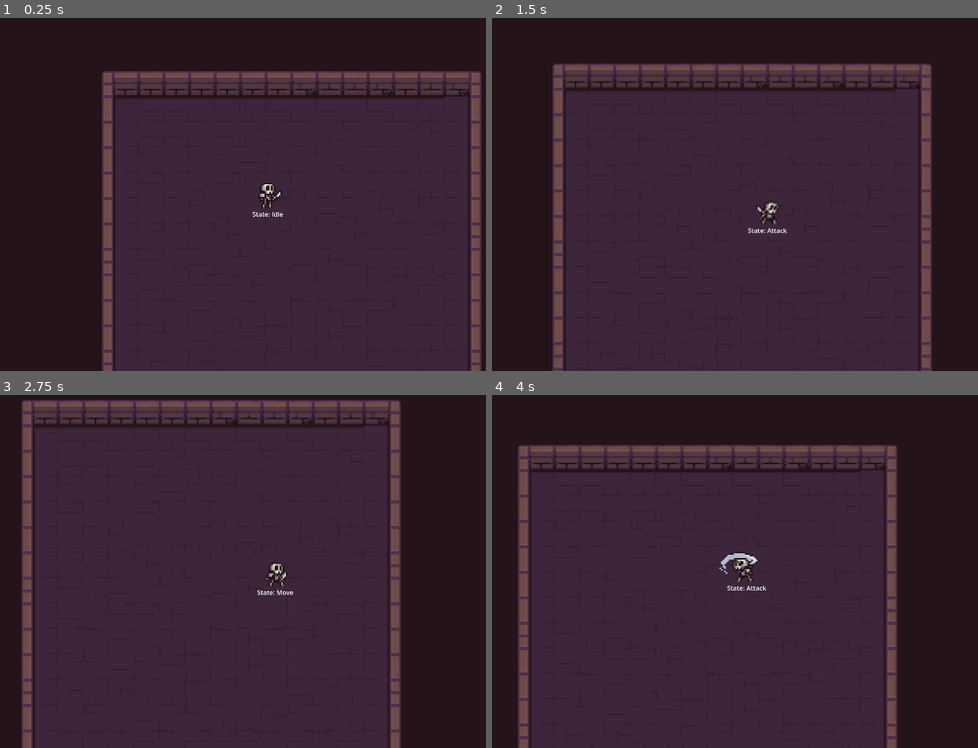
Above: before the commit, frames 1-4 (two rows, left to right).
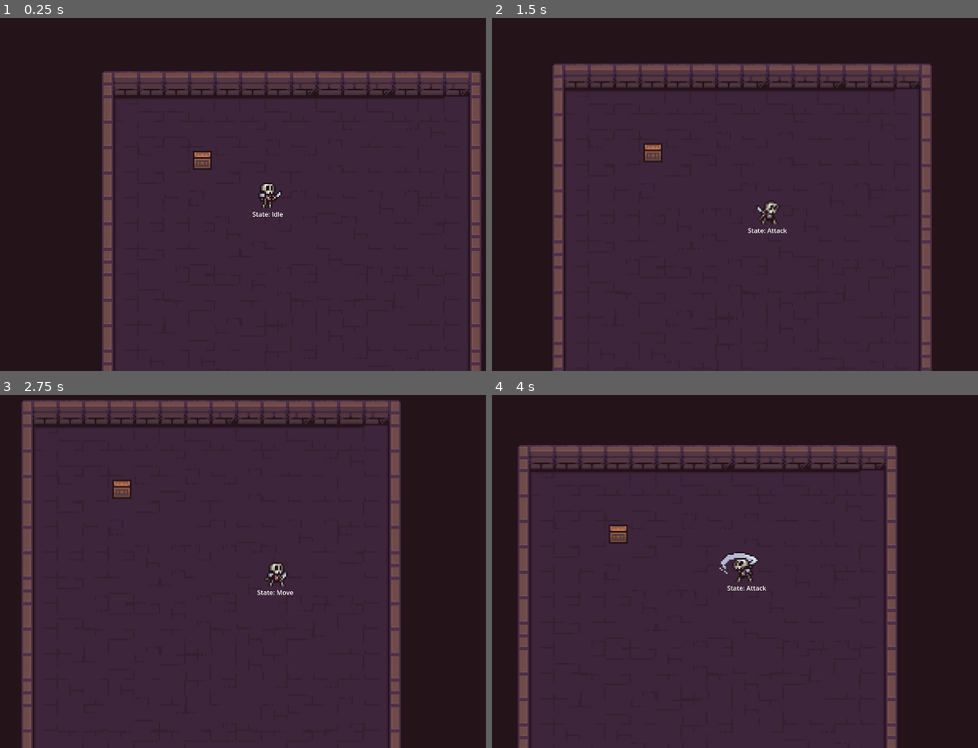
Above: after the commit, the same moments.

Repository: zTiagok/godot.2D_dungeon_prototype
Game: Godot game, scene res://Prefabs/Maps/Map0.prefab.tscn
Two runs of this game, one before a commit and one after it. Both use one fixed random seed, a clock stepped at 60 frames per second and the inputs below.
Inputs:
- Up to frame 1 (0.25 s): no input
- Up to frame 2 (1.5 s): tap Enter at 0.5 s; hold D (right) 0.53-1.28 s; tap J (attack) at 0.6, 1.35 s; hold S (down) from 1.28 s (still down)
- Up to frame 3 (2.75 s): release S (down) at 2.03 s; hold D (right) from 2.03 s (still down); tap J (attack) at 2.1 s
- Up to frame 4 (4 s): release D (right) at 2.78 s; hold W (up) 2.78-3.53 s; tap J (attack) at 2.85, 3.6 s; hold A (left) from 3.53 s (still down)

The runs differ from the first frame. In frame 1, 0.2% of the frame differs, in the area x 39-44%, y 37-44%; in frame 2, 0.2%; in frame 3, 0.2%; in frame 4, 0.2%.

Commit message:
feat: Starting Hitbox and Hurtbox development

Diff:
--- /dev/null
+++ b/Prefabs/Common/Hitbox.prefab.tscn
@@ -0,0 +1,11 @@
+[gd_scene load_steps=2 format=3 uid="uid://t5bow7pas547"]
+
+[ext_resource type="Script" uid="uid://d4djy703oas1b" path="res://Scripts/Common/Hitbox.script.gd" id="1_q8nnp"]
+
+[node name="Hitbox" type="Area2D"]
+collision_layer = 0
+collision_mask = 8
+monitorable = false
+script = ExtResource("1_q8nnp")
+
+[connection signal="area_entered" from="." to="." method="SignalOnHit"]
--- /dev/null
+++ b/Prefabs/Common/Hurtbox.prefab.tscn
@@ -0,0 +1,9 @@
+[gd_scene load_steps=2 format=3 uid="uid://n2fu51jqshfg"]
+
+[ext_resource type="Script" uid="uid://3icwb2xc5uek" path="res://Scripts/Common/Hurtbox.script.gd" id="1_l2gax"]
+
+[node name="Hurtbox" type="Area2D"]
+collision_layer = 16
+collision_mask = 0
+monitoring = false
+script = ExtResource("1_l2gax")
--- a/Prefabs/Entities/DevelopmentHud.prefab.tscn
+++ b/Prefabs/Entities/DevelopmentHud.prefab.tscn
@@ -11,6 +11,8 @@
 labelState = NodePath("State")
 
 [node name="State" type="Label" parent="."]
+z_index = 10
+z_as_relative = false
 texture_repeat = 1
 layout_mode = 0
 offset_left = -18.400003
--- /dev/null
+++ b/Prefabs/Entities/Environment/Box.prefab.tscn
@@ -0,0 +1,38 @@
+[gd_scene load_steps=5 format=3 uid="uid://b8lro1c2nf02v"]
+
+[ext_resource type="Texture2D" uid="uid://dektpt2t2oicm" path="res://Assets/Pixel Art/2D Pixel Dungeon Asset Pack/character and tileset/Dungeon_Tileset.png" id="1_fj7cf"]
+[ext_resource type="PackedScene" uid="uid://n2fu51jqshfg" path="res://Prefabs/Common/Hurtbox.prefab.tscn" id="2_b0ybr"]
+
+[sub_resource type="RectangleShape2D" id="RectangleShape2D_b0ybr"]
+size = Vector2(12, 12)
+
+[sub_resource type="RectangleShape2D" id="RectangleShape2D_375bp"]
+size = Vector2(12, 3)
+
+[node name="Box" type="Node2D"]
+z_index = 1
+
+[node name="Sprite2D" type="Sprite2D" parent="."]
+position = Vector2(8, -2)
+texture = ExtResource("1_fj7cf")
+offset = Vector2(0, -6)
+hframes = 10
+vframes = 10
+frame = 83
+
+[node name="Hurtbox" parent="." instance=ExtResource("2_b0ybr")]
+position = Vector2(8, -2)
+
+[node name="CollisionShape2D" type="CollisionShape2D" parent="Hurtbox"]
+position = Vector2(0, -6)
+shape = SubResource("RectangleShape2D_b0ybr")
+
+[node name="Collision" type="StaticBody2D" parent="."]
+position = Vector2(8, -2)
+collision_layer = 2
+collision_mask = 0
+
+[node name="CollisionShape2D" type="CollisionShape2D" parent="Collision"]
+position = Vector2(0, -1.5)
+shape = SubResource("RectangleShape2D_375bp")
+debug_color = Color(0.94019616, 0.19174454, 0.39715213, 0.41960785)
--- a/Prefabs/Maps/Map0.prefab.tscn
+++ b/Prefabs/Maps/Map0.prefab.tscn
@@ -1,7 +1,8 @@
-[gd_scene load_steps=9 format=4 uid="uid://b6el3ss8in20b"]
+[gd_scene load_steps=10 format=4 uid="uid://b6el3ss8in20b"]
 
 [ext_resource type="PackedScene" uid="uid://crxiijd7b8q0b" path="res://Prefabs/Entities/Player.prefab.tscn" id="1_warvg"]
 [ext_resource type="Texture2D" uid="uid://dektpt2t2oicm" path="res://Assets/Pixel Art/2D Pixel Dungeon Asset Pack/character and tileset/Dungeon_Tileset.png" id="2_lmvxk"]
+[ext_resource type="PackedScene" uid="uid://b8lro1c2nf02v" path="res://Prefabs/Entities/Environment/Box.prefab.tscn" id="3_3mt4j"]
 
 [sub_resource type="TileSetAtlasSource" id="TileSetAtlasSource_lmvxk"]
 texture = ExtResource("2_lmvxk")
@@ -552,7 +553,8 @@
 terrain_set_0/terrain_0/color = Color(0.03760133, 0.42680347, 0.5390236, 1)
 sources/0 = SubResource("TileSetAtlasSource_4mlrl")
 
-[node name="Map0" type="Node"]
+[node name="Map0" type="Node2D"]
+y_sort_enabled = true
 
 [node name="Player" parent="." instance=ExtResource("1_warvg")]
 z_index = 1
@@ -581,3 +583,6 @@
 tile_map_data = PackedByteArray("AAAPAAEAAAAFAAEAAAAOAAEAAAAEAAIAAAAPAAIAAAAFAAMAAAAOAAIAAAAEAAIAAAAPAAMAAAAFAAMAAAAOAA …(1648 unchanged characters)…
 tile_set = SubResource("TileSet_qctx0")
 y_sort_origin = 1
+
+[node name="Box" parent="." instance=ExtResource("3_3mt4j")]
+position = Vector2(64, 48)
--- /dev/null
+++ b/Scripts/Common/Hitbox.script.gd
@@ -0,0 +1,10 @@
+class_name Hitbox extends Area2D
+
+@export var damage : float
+
+# Quando uma área (Em especial a Hurtbox) entrar em contato, chamará a função.
+func SignalOnHit(area: Area2D) -> void:
+
+	# Se realmente for um Hurtbox em contato...
+	if area is Hurtbox:
+		area.TakeDamage()
--- /dev/null
+++ b/Scripts/Common/Hurtbox.script.gd
@@ -0,0 +1,8 @@
+class_name Hurtbox extends Area2D
+
+signal isDamaged(damage: float)
+
+func TakeDamage( damage: float ) -> void:
+	print("Took Damage: ", damage)
+
+	isDamaged.emit(damage)
--- a/project.godot
+++ b/project.godot
@@ -70,9 +70,11 @@
 
 [layer_names]
 
-2d_physics/layer_1="Player"
-2d_physics/layer_2="Enemies"
+2d_physics/layer_1="Player Collision"
+2d_physics/layer_2="Enemies Collision"
 2d_physics/layer_3="Walls"
+2d_physics/layer_4="Player Hitbox/Hurtbox"
+2d_physics/layer_5="Enemies Hitbox/Hurtbox"
 
 [rendering]
 
Not shown, added: Scripts/Common/Hitbox.script.gd.uid
Not shown, added: Scripts/Common/Hurtbox.script.gd.uid
